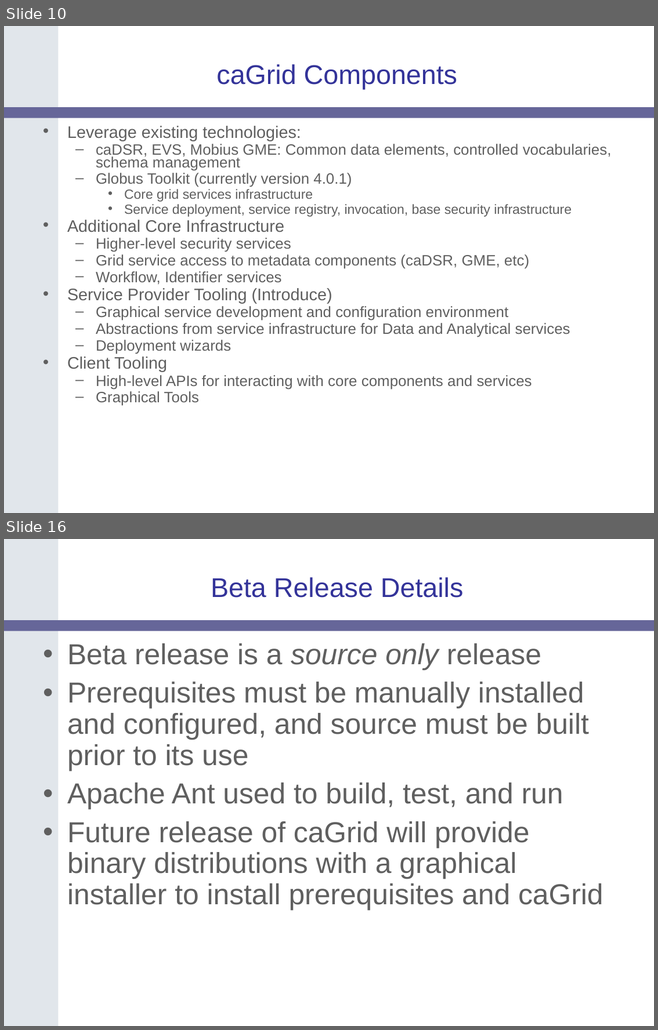
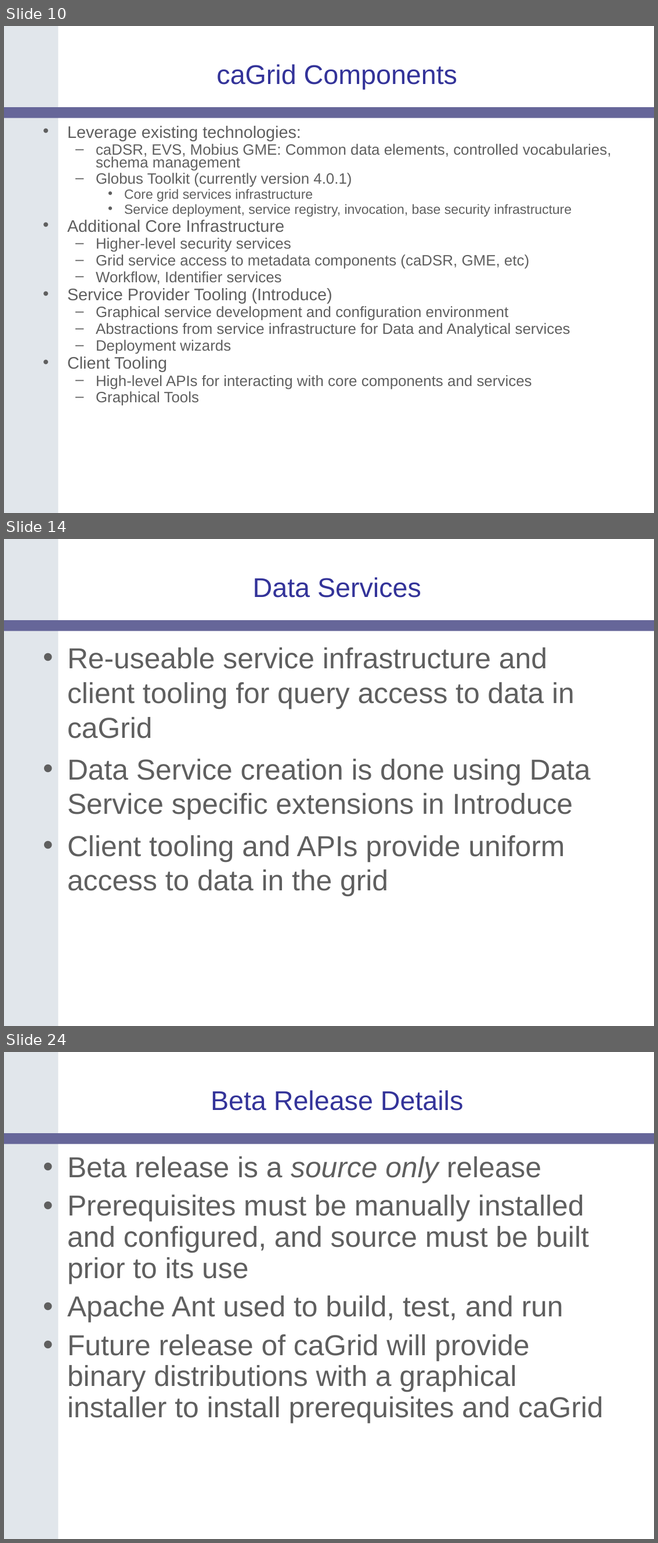
Before and after one commit to NCIP/cagrid-docs, a slide deck: presentations/200607_VCDE_ARCH/caGrid-1.0_Beta_Release.ppt. Shown one above the other, each under a label of ours: slides 10 and 16 before the commit, slides 10, 14 and 24 after it; the slides between them are not shown. The pictures are 658x1030 and 658x1543 pixels, drawn with LibreOffice and Linux fonts; fonts in the diff are those of the drawing; background and template pictures are left out. Boxes give left, top, right and bottom in pixels: in the first picture for what was removed or moved away, otherwise in the second. Text is boxed around its words. In the diff, an @@ line names an element or a change of style, - is before the commit and + after.

```diff
--- a/presentations/200607_VCDE_ARCH/caGrid-1.0_Beta_Release.ppt
+++ b/presentations/200607_VCDE_ARCH/caGrid-1.0_Beta_Release.ppt
@@ slide 14 added at box(4, 539, 654, 1026), background #FFFFFF; not listed: 2 template elements that a slide beside it also shows @@
@@ title added at box(253, 577, 421, 598), 30 pt, text #333399 @@
+Data Services
@@ text added at box(67, 647, 590, 897), 32 pt, text #5F5F5F @@
+• Re-useable service infrastructure and client tooling for query access to data in caGrid
+• Data Service creation is done using Data Service specific extensions in Introduce
+• Client tooling and APIs provide uniform access to data in the grid
@@ what was slide 16 is now slide 24 @@
```
Also in this commit, not shown: 3 slides changed, 13 other slides added, 6 slides removed.
